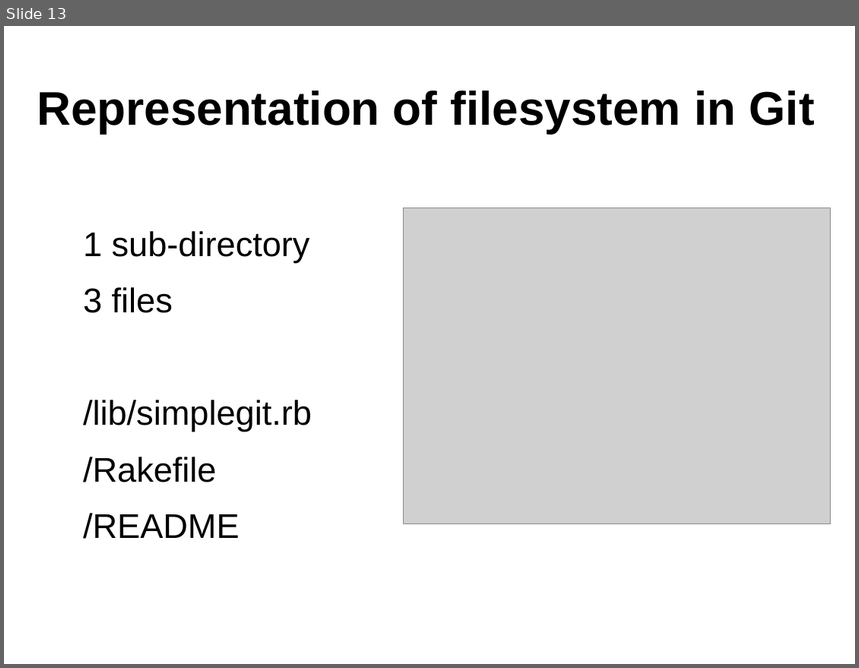
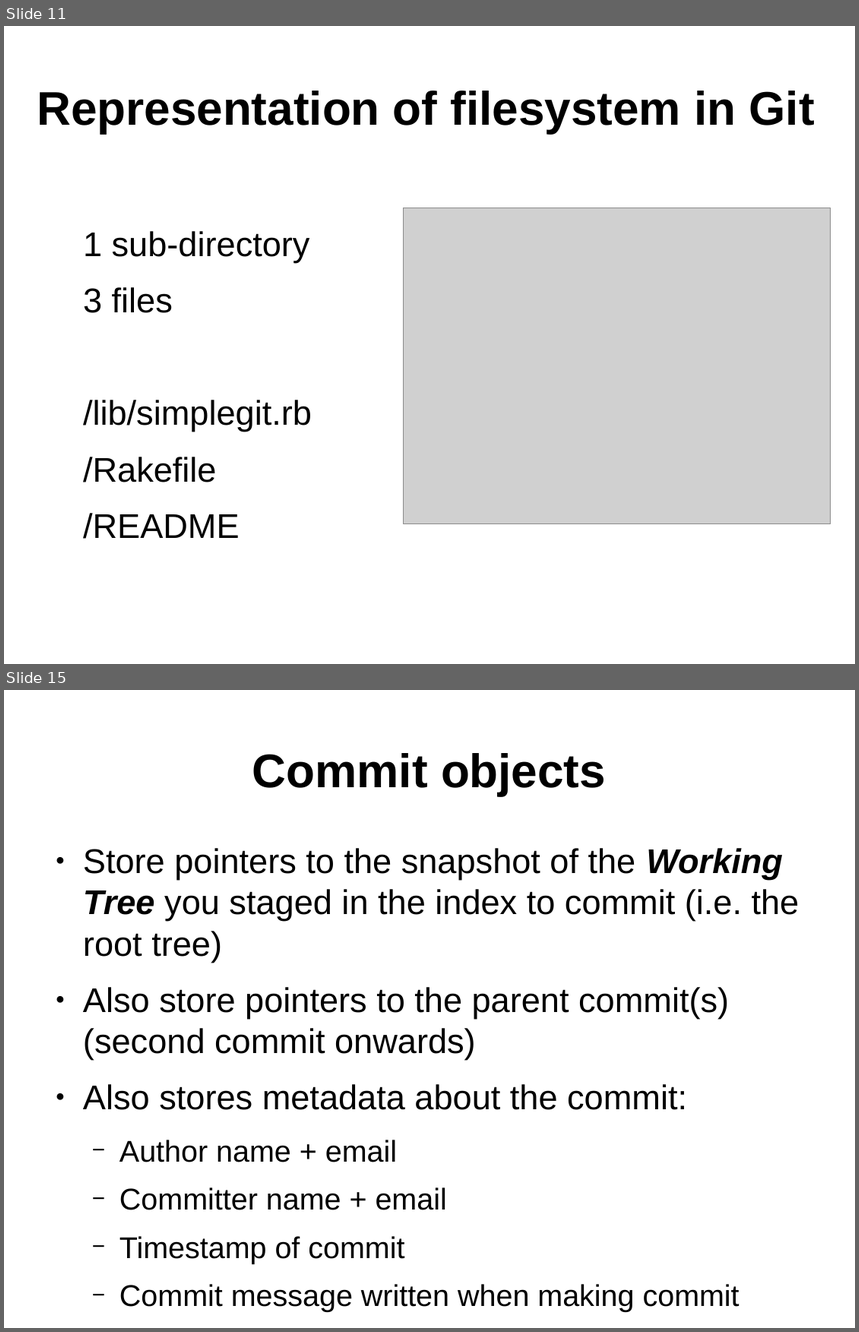
Before and after one commit to ifpingram/soslug, a slide deck: Understanding_Git_and_using_Github.odp. Shown one above the other, each under a label of ours: slide 13 before the commit, slides 11 and 15 after it; the slides between them are not shown. The pictures are 859x668 and 859x1332 pixels, drawn with LibreOffice and Linux fonts; fonts in the diff are those of the drawing; grey boxes stand for pictures. Boxes give left, top, right and bottom in pixels: in the first picture for what was removed or moved away, otherwise in the second. Text is boxed around its words. In the diff, an @@ line names an element or a change of style, - is before the commit and + after.

Commit message:
Added slides for objects + branches

```diff
--- a/Understanding_Git_and_using_Github.odp
+++ b/Understanding_Git_and_using_Github.odp
@@ slide 15 added at (4, 690, 855, 1328), background #FFFFFF @@
@@ title added at (253, 753, 606, 796), 44 pt, text #000000, bold @@
+Commit objects
@@ text added at (83, 848, 800, 1312), 32 pt, text #000000 @@
+● Store pointers to the snapshot of the Working Tree you staged in the index to commit (i.e. the root tree)
+● Also store pointers to the parent commit(s) (second commit onwards)
+● Also stores metadata about the commit:
+  − Author name + email
+  − Committer name + email
+  − Timestamp of commit
+  − Commit message written when making commit
@@ what was slide 13 is now slide 11 @@
```
Also in this commit, not shown: 6 slides changed, 5 other slides added.
